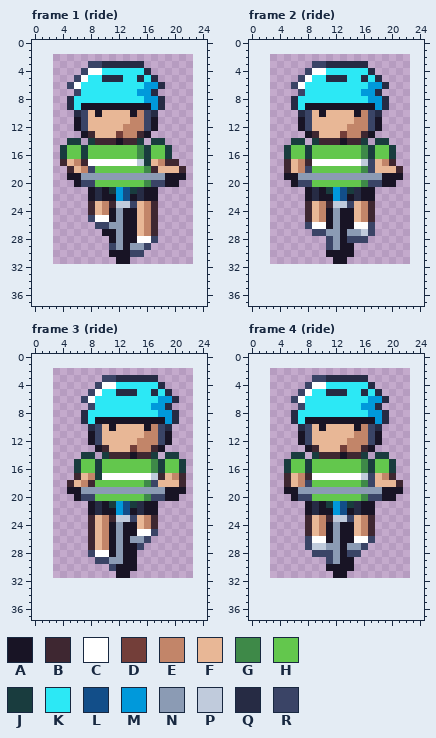
Edited in one commit: pixel-art file (art/depths/cyclist@62.aseprite). This is how it looked before the edit.
20x30 pixels, 4 frames. Shown: frame 1 (ride), frame 2 (ride), frame 3 (ride), frame 4 (ride). The old version is drawn lined up with the new one, on the new canvas.
Palette (. is transparent): A #181425  B #3e2731  C #ffffff  D #733e39  E #c28569  F #e8b796  G #3e8948  H #63c74d  J #193c3e  K #2ce8f5  L #124e89  M #0099db  N #8b9bb4  P #c0cbdc  Q #262b44  R #3a4466
Pixels before, frame 1 (ride), first column x 4:
 3 ....RRQQQQQQ......
 4 ...RCCKKKKKKQ.....
 5 ..RCKKQQQKKQKQ....
 6 .RCKKKKKKKKKMMQ...
 7 ..RKKKKKKKKMMQ....
 8 .QKKKKKKKKKKMMQ...
 9 .QKAAAAAAAAAAMQ...
10 ..QRFAFFFFAERQ....
11 ..ARFFFFFFEERA....
12 ..ARFFFFFEEERA....
13 ...ABFFFDEEBA.....
14 .JJ.JBBBABBJ.JJ...
15 JHHJHHHHHHHGJHHJ..
16 JHHJHHHHHHHGJHHJ..
17 BFEBCCCCCCCPJFEBB.
18 .BFERHHHHHHHGBFFFB
19 .AANNNNNNNNNNNNAAA
20 ..ARRHHHHHHHGRRAA.
21 ....AQAJMLJQAA....
22 ....AQAAMLAQAA....
23 ....BFEBPPRFEB....
24 ....BFEANAAFEB....
25 ....RCCANAAFEB....
26 .....RRNNAAFEB....
27 ......AANAAFEB....
28 .......ANAACCR....
29 .......RNANNR.....
30 .......AAARR......
31 ........AA........
Pixels before, frame 2 (ride), first column x 5:
 3 ....RRQQQQQQ.....
 4 ...RCCKKKKKKQ....
 5 ..RCKKQQQKKQKQ...
 6 .RCKKKKKKKKKMMQ..
 7 ..RKKKKKKKKMMQ...
 8 .QKKKKKKKKKKMMQ..
 9 .QKAAAAAAAAAAMQ..
10 ..QRFAFFFFAERQ...
11 ..ARFFFFFFEERA...
12 ..ARFFFFFEEERA...
13 ...ABFFFDEEBA....
14 .JJ.JBBBABBJ.JJ..
15 JHHJHHHHHHHGJHHJ.
16 JHHJHHHHHHHGJHHJ.
17 BFEBCCCCCCCPRFEB.
18 BFERHHHHHHHGRFFFB
19 AANNNNNNNNNNNNAAA
20 .ARRHHHHHHHGRRAA.
21 ...AQAJMLJQAA....
22 ...AQAAMLAQAA....
23 ...BFEBPPRFEB....
24 ...BFEANAAFEB....
25 ...BFEANAAFEB....
26 ...RCCANAACCR....
27 ....RRNNANNPR....
28 ......RNARRR.....
29 ......RNAA.......
30 ......AAAA.......
31 .......AA........
Pixels before, frame 3 (ride), first column x 5:
 3 .....RRQQQQQQ....
 4 ....RCCKKKKKKQ...
 5 ...RCKKQQQKKQKQ..
 6 ..RCKKKKKKKKKMMQ.
 7 ...RKKKKKKKKMMQ..
 8 ..QKKKKKKKKKKMMQ.
 9 ..QKAAAAAAAAAAMQ.
10 ...QRFAFFFFAERQ..
11 ...ARFFFFFFEERA..
12 ...ARFFFFFEEERA..
13 ....ABFFFDEEBA...
14 ..JJ.JBBBABBJ.JJ.
15 .JHHJHHHHHHHGJHHJ
16 .JHHJHHHHHHHGJHHJ
17 .BFEJCCCCCCCPBFEB
18 BFEBHHHHHHHGRFFFB
19 AANNNNNNNNNNNNAAA
20 .ARRHHHHHHHGRRAA.
21 ...AQAJMLJQAA....
22 ...AQAAMLAQAA....
23 ...BFEBPPRFEB....
24 ...BFEANAAFEB....
25 ...BFEANAACCR....
26 ...BFEANANNR.....
27 ...BFEANAAR......
28 ...RCCANAA.......
29 ....RRNNAA.......
30 ......RAAA.......
31 .......AA........
Pixels before, frame 4 (ride), first column x 5:
 3 ....RRQQQQQQ.....
 4 ...RCCKKKKKKQ....
 5 ..RCKKQQQKKQKQ...
 6 .RCKKKKKKKKKMMQ..
 7 ..RKKKKKKKKMMQ...
 8 .QKKKKKKKKKKMMQ..
 9 .QKAAAAAAAAAAMQ..
10 ..QRFAFFFFAERQ...
11 ..ARFFFFFFEERA...
12 ..ARFFFFFEEERA...
13 ...ABFFFDEEBA....
14 .JJ.JBBBABBJ.JJ..
15 JHHJHHHHHHHGJHHJ.
16 JHHJHHHHHHHGJHHJ.
17 BFEBCCCCCCCPRFEB.
18 BFERHHHHHHHGRFFFB
19 AANNNNNNNNNNNNAAA
20 .ARRHHHHHHHGRRAA.
21 ...AQAJMLJQAA....
22 ...AQAAMLAQAA....
23 ...BFEBPPRFEB....
24 ...BFEANAAFEB....
25 ...BFEANAAFEB....
26 ...RCCANAACCR....
27 ...RPPNNANNR.....
28 ....RRRNARR......
29 ......RNAA.......
30 ......AAAA.......
31 .......AA........
The same view after the edit:
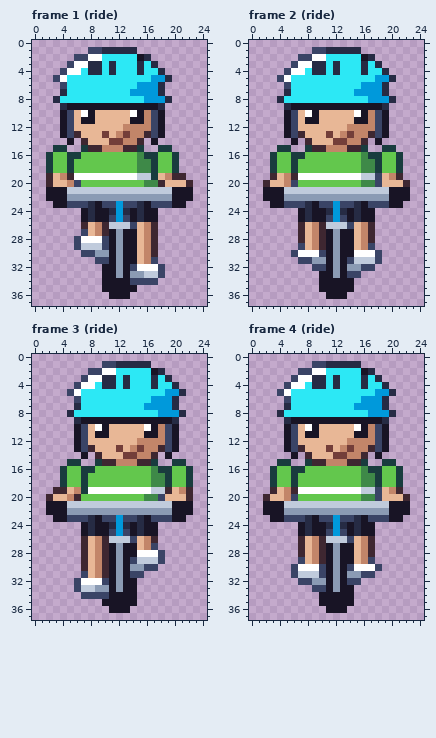
What changed:
canvas 20x30 -> 25x38, the old top-left corner now at 3,2
Changed rows in their new state; - is an unchanged pixel.
Frame 1 (ride):
first column x 2:
 1 ------RRQQQQQ--------
 2 ----RRCCKKKKKAQ------
 3 ---RCCQQK-KKK-KQ-----
 4 --RCCKQQ-Q---QKKQ----
 5 -RCKKK--KKK--K-MMQ---
 6 --RKK--------M-------
 7 --QKK-------M--MQ----
 8 -QKK------------MQ---
 9 --QAA----------A-----
10 --ARFCAF----CAERA----
11 --ARFAA-----AAERA----
12 --ARFF--------ERA----
13 --ARBFF-D-ED-EBRA----
14 ---A.BFFFDDEEB-A.----
15 -J-..-BBEEEBBJ..J----
16 JHHJJH---------J-HJ--
17 JHHJHHHHHHHHHGGJHHJ--
18 JHHJHHH------G-JHHJ.-
19 BFEBCCCCCCCCCPPJFEBB-
20 BFFERHH--------GBFFFB
21 AAAPPPPPPPPPPPPPPPAAA
22 AAANNNNNNNNNNNNNNNAAA
23 -AARRRQARRMR-QARRRAA-
24 -----AQAAQMQ-QAA-----
25 -----AQAARMR-QAA-----
26 -----BFEBPPPR--------
27 -----RFEB------------
28 ----RCCCR----FEB-----
29 ----RPPPRA--AFEB-----
30 -----RRNN-N-AFEB-----
31 -------RRAN-AFER-----
32 --------AANARCCCR----
33 --------AANANNPPR----
34 --------AAAARRRR-----
35 --------AAAAA--------
36 ---------AAA---------
Frame 2 (ride):
first column x 2:
 1 -------RRQQQQQ-------
 2 -----RRCCKKKKKAQ-----
 3 ----RCCQQK-KKK-KQ----
 4 ---RCCKQQ-Q---QKKQ---
 5 --RCKKK--KKK--K-MMQ--
 6 ---RKK--------M------
 7 ---QKK-------M--MQ---
 8 --QKK------------MQ--
 9 ---QAA----------A----
10 ---ARFCAF----CAERA---
11 ---ARFAA-----AAERA---
12 ---ARFF--------ERA---
13 ---ARBFF-D-ED-EBRA---
14 ----A.BFFFDDEEB-A.---
15 --J-..-BBEEEBBJ..J---
16 -JHHJJH---------J-HJ-
17 -JHHJHHHHHHHHHGGJHHJ-
18 -JHHJHH--------GJHHJ-
19 -BFEBCCCCCCCCCPPRFEB-
20 BFFERHH--------G-FFFB
21 AAAPPPPPPPPPPPPPPPAAA
22 AAANNNNNNNNNNNNNNNAAA
23 -AARRRQARRMR-QARRRAA-
24 -----AQAAQMQ-QAA-----
25 -----AQAARMR-QAA-----
26 -----BFEBPPPRFEB-----
27 -----BFEBA--AFEB-----
28 -----BFEBA--AFEB-----
29 -----RFEBA---FER-----
30 ----RCCCR-N--CCCR----
31 -----RRNNAN-RPPPR----
32 -------RRANANNRR-----
33 --------AANARR-------
34 --------AAAAA--------
35 --------AAAAA--------
36 ---------AAA---------
Frame 3 (ride):
first column x 2:
 1 --------RRQQQQQ------
 2 ------RRCCKKKKKAQ----
 3 -----RCCQQK-KKK-KQ---
 4 ----RCCKQQ-Q---QKKQ--
 5 ---RCKKK--KKK--K-MMQ-
 6 ----RKK--------M-----
 7 ----QKK-------M--MQ--
 8 ---QKK------------MQ-
 9 ----QAA----------A---
10 ----ARFCAF----CAERA--
11 ----ARFAA-----AAERA--
12 ----ARFF--------ERA--
13 ----ARBFF-D-ED-EBRA--
14 -----A.BFFFDDEEB-A.--
15 ---J-..-BBEEEBBJ..J--
16 --JHHJJH---------J-HJ
17 --JHHJHHHHHHHHHGGJHHJ
18 --JHHJH-------HGGJHHJ
19 -BBFEJCCCCCCCCCPPBFEB
20 BFFEBHH--------G-FFFB
21 AAAPPPPPPPPPPPPPPPAAA
22 AAANNNNNNNNNNNNNNNAAA
23 -AARRRQARRMR-QARRRAA-
24 -----AQAAQMQ-QAA-----
25 -----AQAARMR-QAA-----
26 -----BFEBPPPRFEB-----
27 -----BFEB----FER-----
28 -----BFEB----CCCR----
29 -----BFEBA--RPPPR----
30 -----BFEBAN-NNRR-----
31 -----RFEBAN-RR-------
32 ----RCCCRANAA--------
33 ----RPPNNANAA--------
34 -----RRRRAAAA--------
35 --------AAAAA--------
36 ---------AAA---------
Frame 4 (ride):
first column x 2:
 1 -------RRQQQQQ-------
 2 -----RRCCKKKKKAQ-----
 3 ----RCCQQK-KKK-KQ----
 4 ---RCCKQQ-Q---QKKQ---
 5 --RCKKK--KKK--K-MMQ--
 6 ---RKK--------M------
 7 ---QKK-------M--MQ---
 8 --QKK------------MQ--
 9 ---QAA----------A----
10 ---ARFCAF----CAERA---
11 ---ARFAA-----AAERA---
12 ---ARFF--------ERA---
13 ---ARBFF-D-ED-EBRA---
14 ----A.BFFFDDEEB-A.---
15 --J-..-BBEEEBBJ..J---
16 -JHHJJH---------J-HJ-
17 -JHHJHHHHHHHHHGGJHHJ-
18 -JHHJHH--------GJHHJ-
19 -BFEBCCCCCCCCCPPRFEB-
20 BFFERHH--------G-FFFB
21 AAAPPPPPPPPPPPPPPPAAA
22 AAANNNNNNNNNNNNNNNAAA
23 -AARRRQARRMR-QARRRAA-
24 -----AQAAQMQ-QAA-----
25 -----AQAARMR-QAA-----
26 -----BFEBPPPRFEB-----
27 -----BFEBA--AFEB-----
28 -----BFEBA--AFEB-----
29 -----RFEBA---FER-----
30 ----RCCCR-N-RCCCR----
31 ----RPPPRAN-NNRR-----
32 -----RRNNANARR-------
33 -------RRANAA--------
34 --------AAAAA--------
35 --------AAAAA--------
36 ---------AAA---------
Changed places in both pictures, as pixel boxes (x1, y1, x2, y2):
changed: (46, 47, 193, 299)
changed: (263, 47, 410, 299)
changed: (46, 361, 193, 613)
changed: (263, 361, 410, 613)
